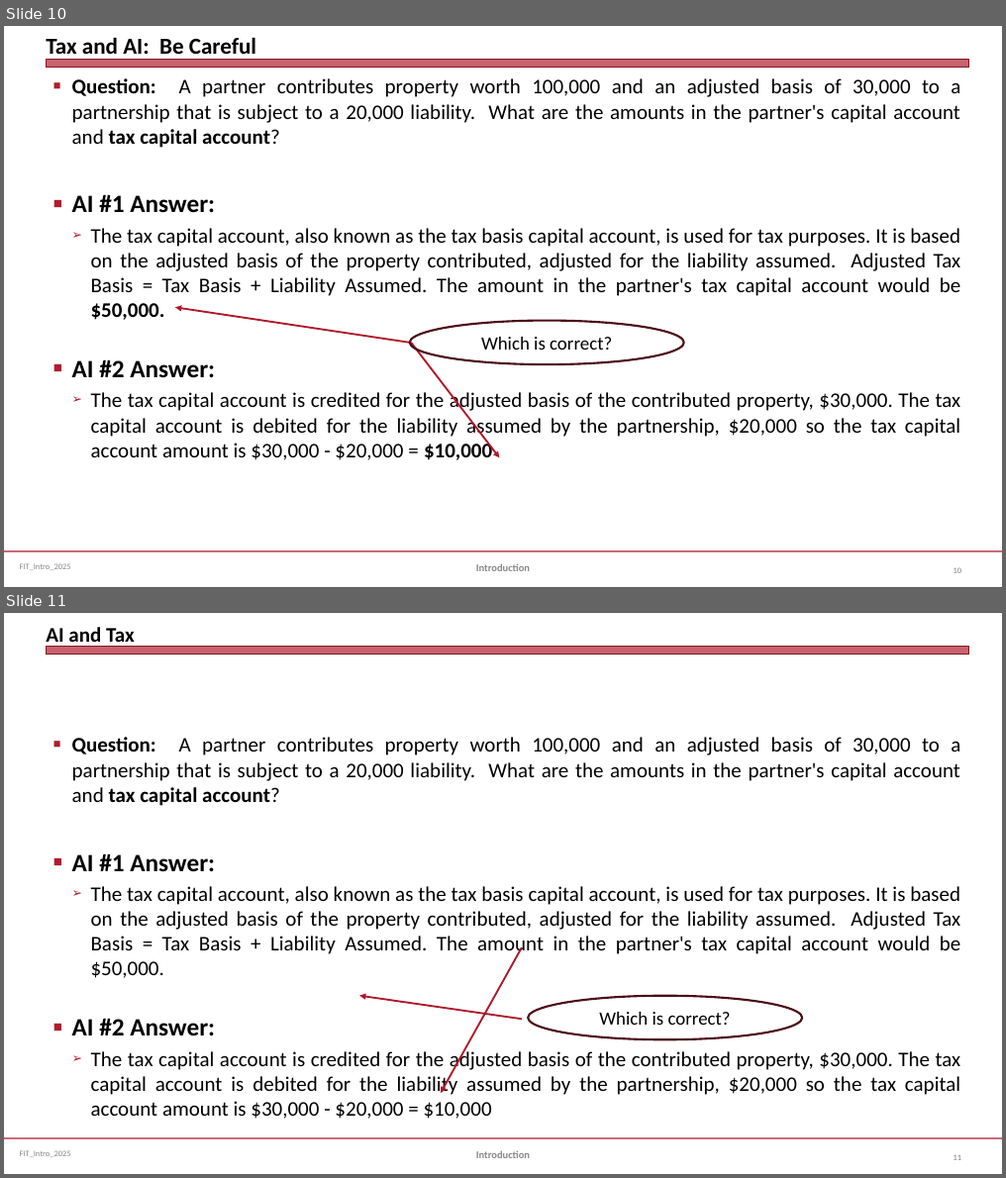
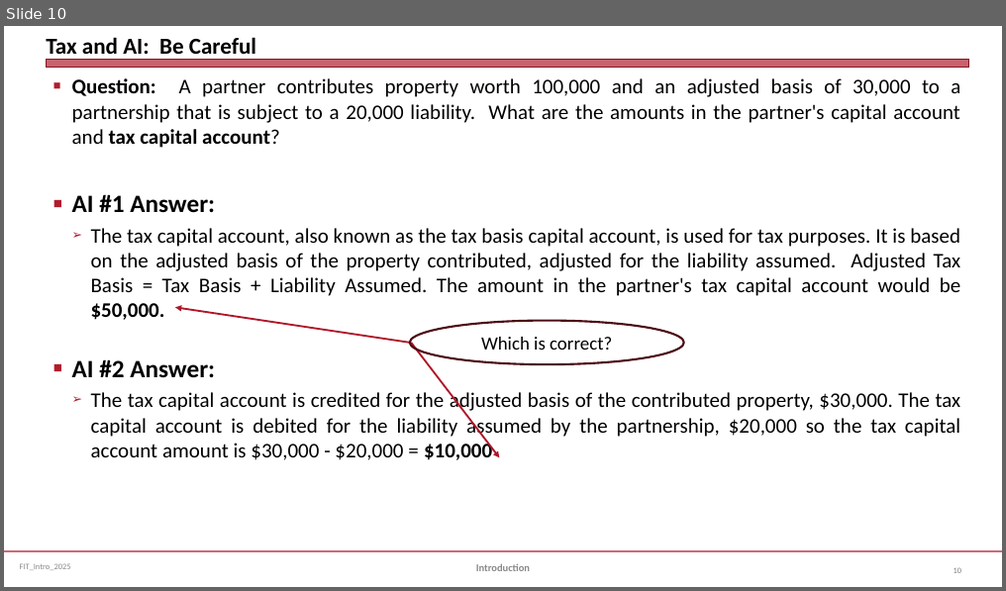
Before and after one commit to jmc877/Fed-Income-Tax, a slide deck: slides/FIT_Intro_2025S.pptx. Shown one above the other, each under a label of ours: slides 10 and 11 before the commit, slide 10 after it. The pictures are 1006x1178 and 1006x591 pixels, drawn with LibreOffice and Linux fonts; fonts in the diff are those of the drawing. Boxes give left, top, right and bottom in pixels: in the first picture for what was removed or moved away, otherwise in the second. Text is boxed around its words. In the diff, an @@ line names an element or a change of style, - is before the commit and + after.

```diff
--- a/slides/FIT_Intro_2025S.pptx
+++ b/slides/FIT_Intro_2025S.pptx
@@ slide 11 removed at <box>4,613,1002,1174</box>, background #FFFFFF; not listed: 3 template elements that a slide beside it also shows @@
@@ title removed at <box>46,627,135,648</box> @@
-AI and Tax
@@ text removed at <box>72,737,961,1119</box> @@
-■ Question: A partner contributes property worth 100,000 and an adjusted basis of 30,000 to a partnership that is subject to a 20,000 liability. What are the amounts in the partner's capital account and tax capital account?
-■ AI #1 Answer:
-  ➢ The tax capital account, also known as the tax basis capital account, is used for tax purposes. It is based on the adjusted basis of the property contributed, adjusted for the liability assumed. Adjusted Tax Basis = Tax Basis + Liability Assumed. The amount in the partner's tax capital account would be $50,000.
-■ AI #2 Answer:
-  ➢ The tax capital account is credited for the adjusted basis of the contributed property, $30,000. The tax capital account is debited for the liability assumed by the partnership, $20,000 so the tax capital account amount is $30,000 - $20,000 = $10,000
@@ arrow removed from (522, 948) to (441, 1093) @@
@@ arrow removed from (522, 1020) to (359, 996) @@
@@ ellipse removed at <box>528,996,802,1041</box> @@
-Which is correct?
@@ text removed at <box>476,1151,530,1158</box> @@
-Introduction
@@ page number removed at <box>953,1156,961,1160</box> @@
-11
```
Also in this commit, not shown: 1 other file.
